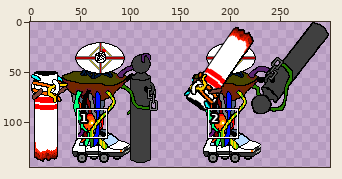
A sprite sheet gets an edit: LanParty/Assets/sprites/boss/attack/yeet.png. The first picture is a wide view before the edit; the outline marks the close-up.
Close-up. Before the edit:
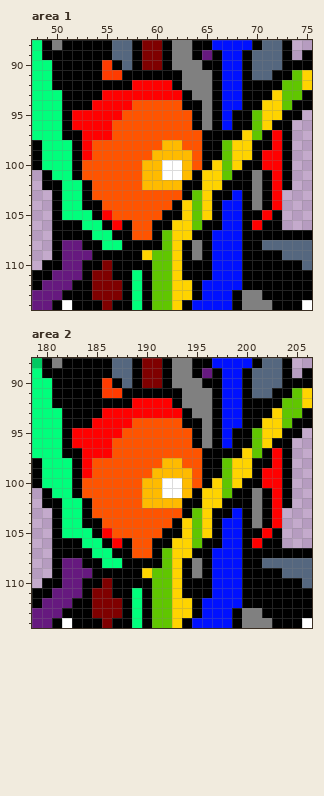
The file is 300x150 pixels. Pixels under 10% opacity are left out. Colours within 5 levels of each other are drawn and written as one. Shown: area 1: x 48..75, y 88..114; area 2: x 179..206, y 88..114. The wide view leaves out empty margins. The commit also changed other parts of the picture, which this record leaves out.
New version:
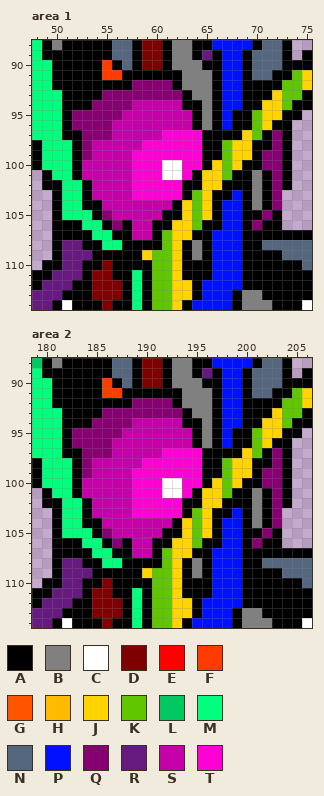
Palette (. is transparent): A #000000  B #808080  C #ffffff  D #7f0000  E #ff0000  F #ff3b00  G #ff5400  H #ffbb00  J #ffd400  K #60c600  L #00c961  M #00ff7c  N #55677f  P #0011ff  Q #870072  R #66197f  S #c600a9  T #ff00d5
The edit:
--- area 1
@@ x 48..75 @@
  91 MMAAAAAFFAAAAAABBBAPPANNAAKJ
- 92 MMAAAAAAAAEEEEABBBAPPAAAAKKJ
- 93 MMMAAAAEEEEEEEEABBAPPAAAJKKA
- 94 MMMAAAEEEEGGGGGAABAPPAAJJKAA
- 95 MMMAEEEEEGGGGGGGABAPAAKJJAA.
- 96 MMMAEEEEGGGGGGGGABAPAAKJAA..
- 97 MMMAAEEEGGGGGGGGGAAAAJKAEA..
- 98 AMMMAEGGGGGGGHHGGAAKJJAAEA..
- 99 AMMMAEGGGGGGHHHHGAAKJJAEEA..
-100 AMMMAGGGGGGHHCCHGAJKJAAEEA..
-101 .AMMAGGGGGGHHCCHAJJKAABAEA..
-102 .AAMMAGGGGGHHHHAAJJAAABAEA..
-103 ..AMMAGGGGGGGGGAKJAAPABAE...
-104 ..AMMAAGGGGGGGAJKJAPPABAE...
-105 ..AMMMAEGGGGGAAJKJAPPAAEA...
-106 ..AAAMMAEAGGAAJJKAAPPAEAA...
-107 ..AAAAMMAAGGAKJJAAPPPAAAAAAA
+ 92 MMAAAAAAAAQQQQABBBAPPAAAAKKJ
+ 93 MMMAAAAQQQQQQQQABBAPPAAAJKKA
+ 94 MMMAAAQQQQSSSSSAABAPPAAJJKAA
+ 95 MMMAQQQQQSSSSSSSABAPAAKJJAA.
+ 96 MMMAQQQQSSSSSSSSABAPAAKJAA..
+ 97 MMMAAQQQSSSSSTTTTAAAAJKAQA..
+ 98 AMMMAQSSSSSTTTTTTAAKJJAAQA..
+ 99 AMMMAQSSSSTTTTTTTAAKJJAQQA..
+100 AMMMASSSSSTTTCCTTAJKJAAQQA..
+101 .AMMASSSSSTTTCCTAJJKAABAQA..
+102 .AAMMASSSSTTTTTAAJJAAABAQA..
+103 ..AMMASSSSTTTTTAKJAAPABAQ...
+104 ..AMMAASSSSSSSAJKJAPPABAQ...
+105 ..AMMMAQSSSSSAAJKJAPPAAQA...
+106 ..AAAMMAQASSAAJJKAAPPAQAA...
+107 ..AAAAMMAASSAKJJAAPPPAAAAAAA
 108 ..ARRAAMMAAAAKJABAPPPAANNNNN
--- area 2
@@ x 179..206 @@
  91 MMAAAAAFFAAAAAABBBAPPANNAAKJ
- 92 MMAAAAAAAAEEEEABBBAPPAAAAKKJ
- 93 MMMAAAAEEEEEEEEABBAPPAAAJKKA
- 94 MMMAAAEEEEGGGGGAABAPPAAJJKAA
- 95 MMMAEEEEEGGGGGGGABAPAAKJJAA.
- 96 MMMAEEEEGGGGGGGGABAPAAKJAA..
- 97 MMMAAEEEGGGGGGGGGAAAAJKAEA..
- 98 AMMMAEGGGGGGGHHGGAAKJJAAEA..
- 99 AMMMAEGGGGGGHHHHGAAKJJAEEA..
-100 AMMMAGGGGGGHHCCHGAJKJAAEEA..
-101 .AMMAGGGGGGHHCCHAJJKAABAEA..
-102 .AAMMAGGGGGHHHHAAJJAAABAEA..
-103 ..AMMAGGGGGGGGGAKJAAPABAE...
-104 ..AMMAAGGGGGGGAJKJAPPABAE...
-105 ..AMMMAEGGGGGAAJKJAPPAAEA...
-106 ..AAAMMAEAGGAAJJKAAPPAEAA...
-107 ..AAAAMMAAGGAKJJAAPPPAAAAAAA
+ 92 MMAAAAAAAAQQQQABBBAPPAAAAKKJ
+ 93 MMMAAAAQQQQQQQQABBAPPAAAJKKA
+ 94 MMMAAAQQQQSSSSSAABAPPAAJJKAA
+ 95 MMMAQQQQQSSSSSSSABAPAAKJJAA.
+ 96 MMMAQQQQSSSSSSSSABAPAAKJAA..
+ 97 MMMAAQQQSSSSSTTTTAAAAJKAQA..
+ 98 AMMMAQSSSSSTTTTTTAAKJJAAQA..
+ 99 AMMMAQSSSSTTTTTTTAAKJJAQQA..
+100 AMMMASSSSSTTTCCTTAJKJAAQQA..
+101 .AMMASSSSSTTTCCTAJJKAABAQA..
+102 .AAMMASSSSTTTTTAAJJAAABAQA..
+103 ..AMMASSSSTTTTTAKJAAPABAQ...
+104 ..AMMAASSSSSSSAJKJAPPABAQ...
+105 ..AMMMAQSSSSSAAJKJAPPAAQA...
+106 ..AAAMMAQASSAAJJKAAPPAQAA...
+107 ..AAAAMMAASSAKJJAAPPPAAAAAAA
 108 ..ARRAAMMAAAAKJABAPPPAANNNNN
Boxes around the changes in both close-ups, in picture pixels (x1, y1, x2, y2):
changed: (72, 80, 202, 240)
changed: (252, 130, 282, 230)
changed: (72, 398, 202, 558)
changed: (252, 448, 282, 548)
